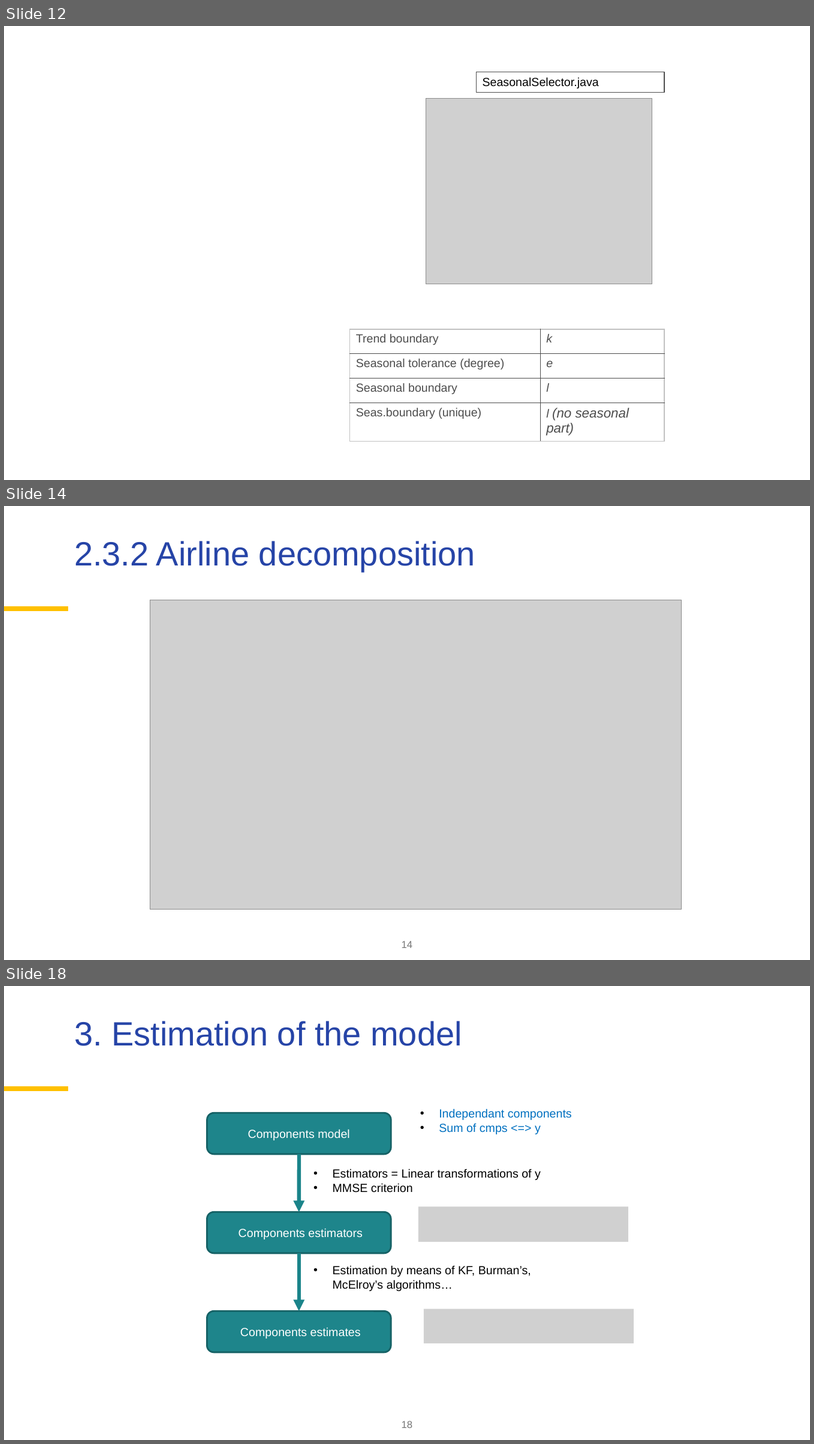
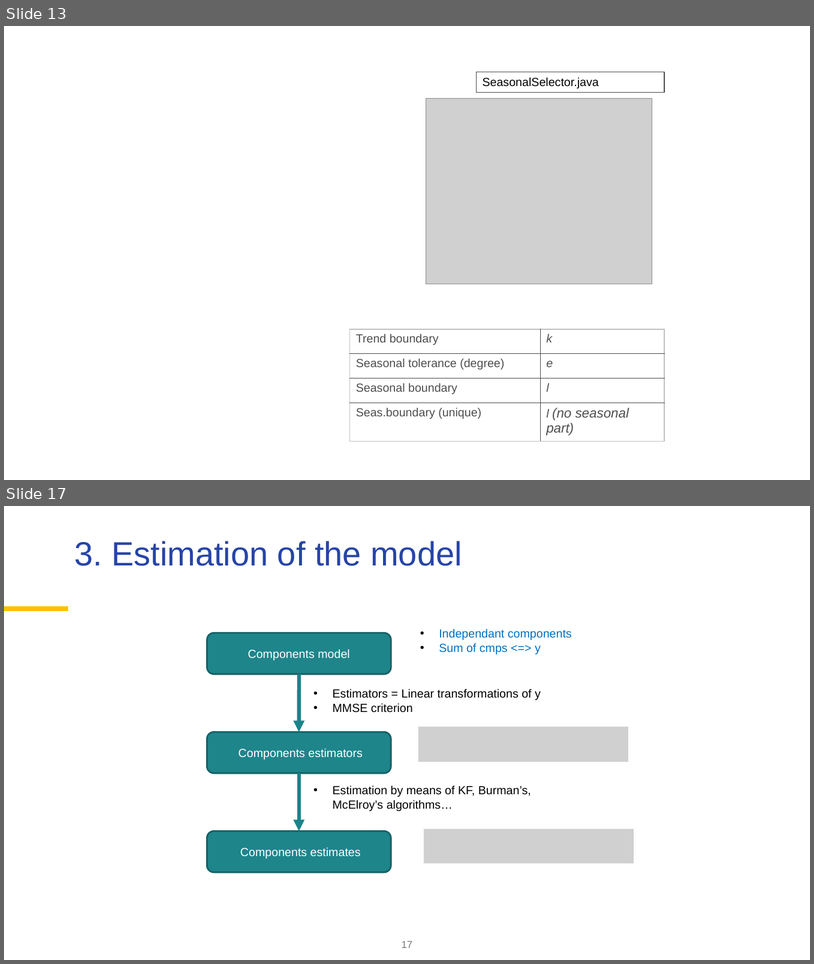
Before and after one commit to palatej/ESTP2026, a slide deck: 3.2 SEATS.pptx. Shown one above the other, each under a label of ours: slides 12, 14 and 18 before the commit, slides 13 and 17 after it; the slides between them are not shown. The pictures are 814x1444 and 814x964 pixels, drawn with LibreOffice and Linux fonts; fonts in the diff are those of the drawing; grey boxes stand for pictures; background and template pictures are left out. Boxes give left, top, right and bottom in pixels: in the first picture for what was removed or moved away, otherwise in the second. Text is boxed around its words. In the diff, an @@ line names an element or a change of style, - is before the commit and + after.

```diff
--- a/3.2 SEATS.pptx
+++ b/3.2 SEATS.pptx
@@ slide 14 removed at <box>4,506,810,960</box>, background #FFFFFF; not listed: 1 template element that a slide beside it also shows @@
@@ title removed at <box>74,541,476,571</box> @@
-2.3.2 Airline decomposition
@@ picture removed at <box>150,600,681,910</box> @@
@@ page number removed at <box>402,940,413,948</box> @@
-14
@@ what was slide 12 is now slide 13 @@
@@ what was slide 18 is now slide 17 @@
@@ page number at <box>402,940,413,948</box>: text changed @@
-18
+17
```
Also in this commit, not shown: 10 slides changed, 1 slide added, 5 other slides removed, 3 other files.
